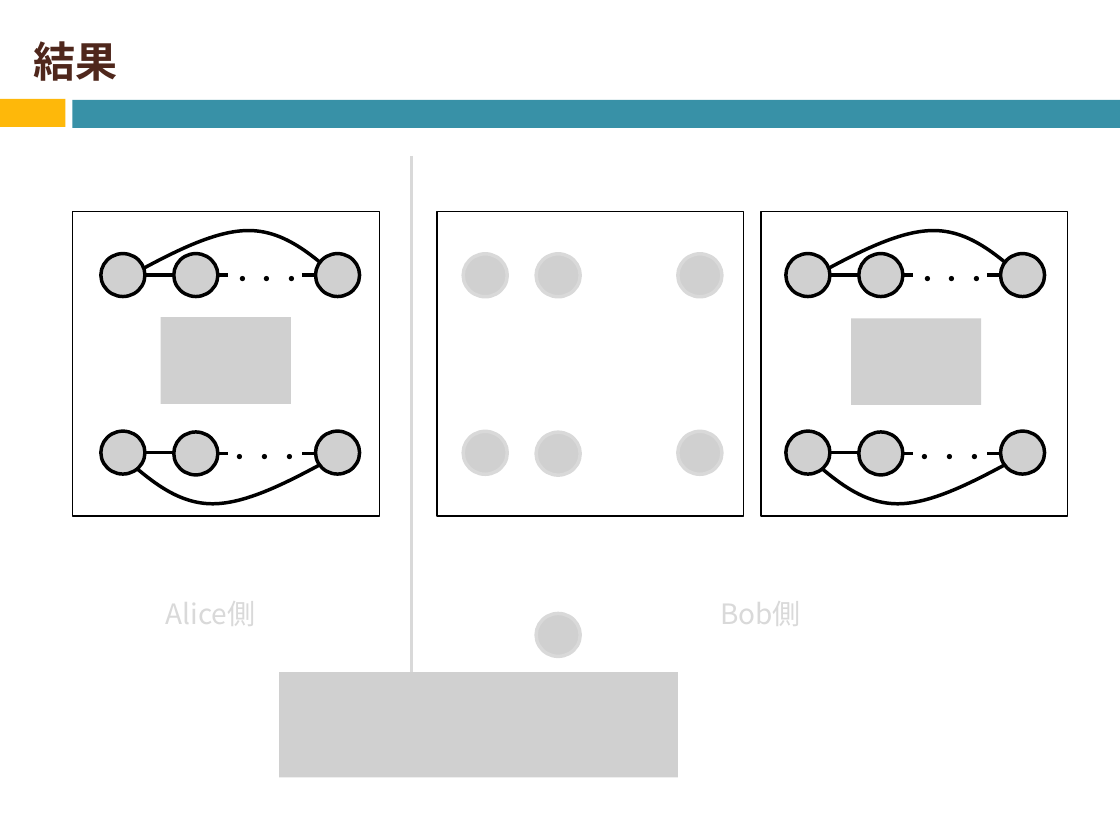
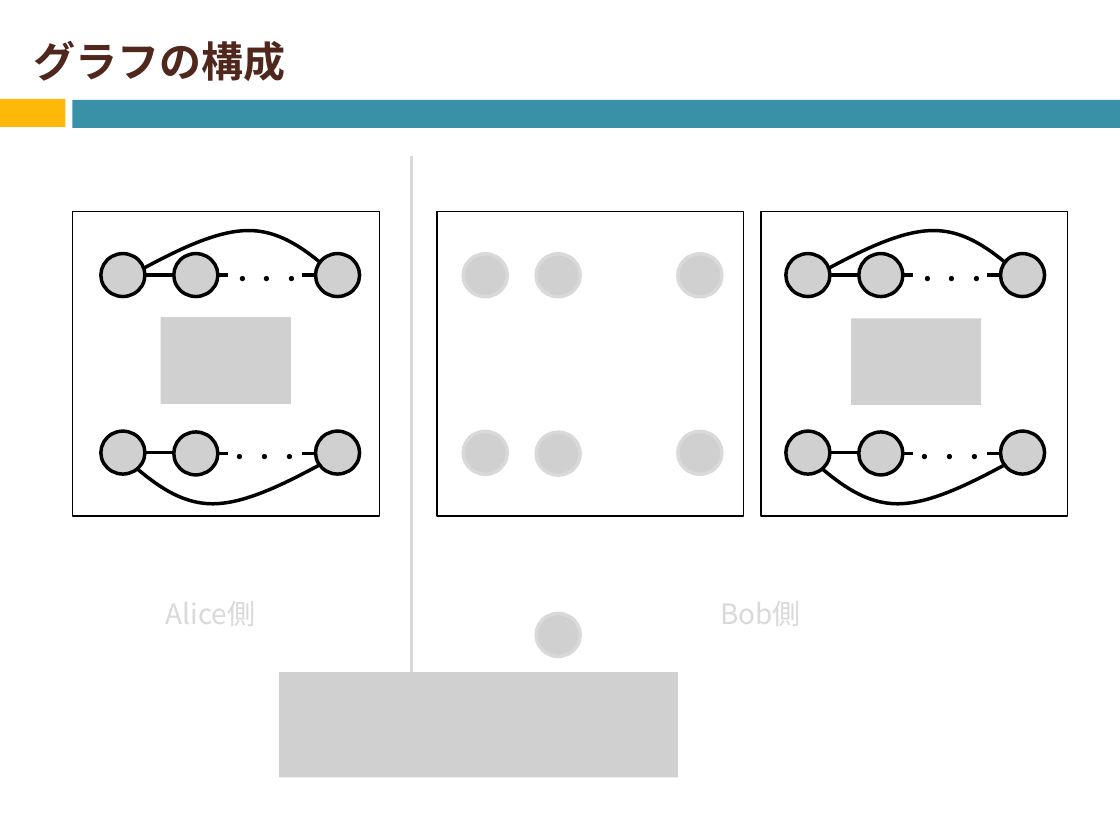
Before and after one commit to Izulabo-nitech/Distributed_Complexity_of_k-Maximal_Independent_Set_Verification, a slide deck: slide 21 of chukan/chukan2020_sato.pptx (slide 17 before the commit). Drawn at 1120x840 pixels with LibreOffice and Linux fonts; fonts in the diff are those of the drawing; grey boxes stand for pictures. Boxes give left, top, right and bottom in pixels: in the first picture for what was removed or moved away, otherwise in the second. Text is boxed around its words. In the diff, an @@ line names an element or a change of style, - is before the commit and + after.

```diff
--- a/chukan/chukan2020_sato.pptx
+++ b/chukan/chukan2020_sato.pptx
@@ title at <box>33,41,285,81</box>: text changed @@
-結果
+グラフの構成
```
Also in this commit, not shown: 4 other slides changed, 6 slides added, 1 slide removed.
